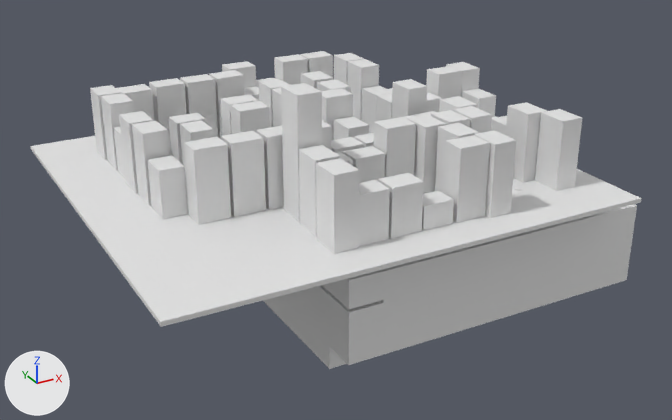
Renders of the FBX model StaticDerbyGit/Assets/ModelImports/lvl4.fbx from each side of a commit.
Rendered twice from a camera (50 mm lens) standing at (-67.7, -102.0, 44.0) and looking at (-13.3, -3.1, -5.4). Lighting does not change. The marker at lower left points along +X, +Y and +Z. Where no turn or scale is listed for an object, it has been applied to the vertices.

In view in the first picture: '1floor007', '1floor010', '1floor011', '2floor021', '2floor025', '2floor026', '3floor020', '3floor023', '3floor024', '3floor029', '3floor030', '3floor032', '3floor034', '3floor035', '3floor037', '3floor038', 'Box002', 'sewerRoom'.
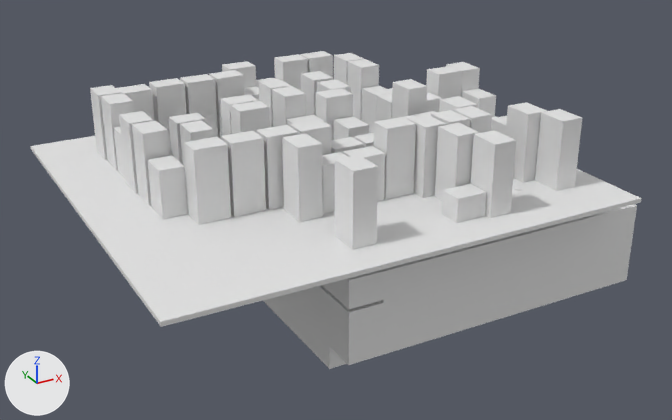
Location of each change, (x1, y1, x2, y2) in pixels of the pictures (672 x 420 px; the box of a moved part takes in the faces that stretch with it):
'3floor035', moved: before (316, 158, 359, 254); after (335, 155, 378, 250)
'3floor030', reshaped (36% shorter): before (281, 83, 322, 222); after (282, 133, 323, 222)
'3floor032', reshaped (55% shorter): before (443, 135, 490, 223); after (442, 184, 487, 223)
'2floor025', deleted: before (378, 173, 424, 239)
'2floor026', deleted: before (359, 180, 390, 246)
'3floor029', deleted: before (299, 145, 340, 237)
'1floor010', deleted: before (422, 191, 454, 231)
part 1 of me_mesh_059, moved or reshaped: before (299, 145, 340, 237); after (282, 133, 323, 222)
'3floor020', unchanged, uncovered by the edit: before (435, 123, 479, 193); after (435, 123, 479, 201)

The change, as a diff of the scene's bpy script:
```diff
--- a/StaticDerbyGit/Assets/ModelImports/lvl4.fbx.py
+++ b/StaticDerbyGit/Assets/ModelImports/lvl4.fbx.py
@@ me_mesh_059 @@
 me_mesh_059.from_pydata(...)  # 8 vertices, 5 faces; spans x -1.5..1.5, y -2.0..2.0, z 0.0..9.0
-me_mesh_059.vertices[0].co = (1.5, 2.0, 0.0)
-me_mesh_059.vertices[1].co = (-1.5, 2.0, 0.0)
-me_mesh_059.vertices[2].co = (1.5, -2.0, 0.0)
-me_mesh_059.vertices[3].co = (-1.5, -2.0, 0.0)
-me_mesh_059.vertices[4].co = (1.5, 2.0, 9.0)
-me_mesh_059.vertices[5].co = (-1.5, 2.0, 9.0)
-me_mesh_059.vertices[6].co = (1.5, -2.0, 9.0)
-me_mesh_059.vertices[7].co = (-1.5, -2.0, 9.0)
+# me_mesh_059 part 1
+me_mesh_059.vertices[0].co = (-59.06, -78.74, 0.0)
+me_mesh_059.vertices[1].co = (59.06, -78.74, 0.0)
+me_mesh_059.vertices[2].co = (-59.06, 78.74, 0.0)
+me_mesh_059.vertices[3].co = (59.06, 78.74, 0.0)
+me_mesh_059.vertices[4].co = (-59.06, -78.74, 354.33)
+me_mesh_059.vertices[5].co = (59.06, -78.74, 354.33)
+me_mesh_059.vertices[6].co = (-59.06, 78.74, 354.33)
+me_mesh_059.vertices[7].co = (59.06, 78.74, 354.33)
@@ me_mesh_060_1 @@
+me_mesh_060_1.from_pydata([(-59.0, -79.0, 0.0), (59.0, -79.0, 0.0), (-59.0, 79.0, 0.0), (59.0, 79.0, 0.0), (-59.0, -79.0, 118.0), (59.0, -79.0, 118.0), (-59.0, 79.0, 118.0), (59.0, 79.0, 118.0)], [], [(4, 5, 7, 6), (0, 1, 5, 4), (1, 3, 7, 5), (3, 2, 6, 7), (2, 0, 4, 6)])
@@ me_mesh_061_1 @@
+me_mesh_061_1 = me_mesh_064.copy(); me_mesh_061_1.name = 'Mesh.061'  # the mesh of ob_3floor032
@@ ob_2floor026 @@
-ob_2floor026 = bpy.data.objects.new('2floor026', me_mesh_063)
-ob_2floor026.location = (-20.1, -22.3, 0.0)
@@ ob_3floor029 @@
-ob_3floor029 = bpy.data.objects.new('3floor029', me_mesh_059)
-ob_3floor029.location = (-23.3, -17.4, 0.0)
@@ ob_3floor035 @@
 ob_3floor035 = bpy.data.objects.new('3floor035', me_mesh_066)
-ob_3floor035.location = (-23.6, -22.1, 0.0)
+ob_3floor035.location = (-21.3, -22.1, 0.0)
@@ ob_3floor034 @@
-ob_3floor034 = bpy.data.objects.new('3floor034', me_mesh_065)
+ob_3floor034 = bpy.data.objects.new('3floor034', me_mesh_061_1)
 ob_3floor034.location = (-3.4, -22.6, 0.0)
@@ ob_3floor030 @@
-ob_3floor030 = bpy.data.objects.new('3floor030', me_mesh_060)
+ob_3floor030 = bpy.data.objects.new('3floor030', me_mesh_059)
 ob_3floor030.location = (-23.1, -13.0, 0.0)
@@ ob_3floor037 @@
-ob_3floor037 = bpy.data.objects.new('3floor037', me_mesh_068)
+ob_3floor037 = bpy.data.objects.new('3floor037', me_mesh_064)
 ob_3floor037.location = (-9.1, 10.2, 0.0)
@@ ob_2floor025 @@
-ob_2floor025 = bpy.data.objects.new('2floor025', me_mesh_062)
-ob_2floor025.location = (-15.7, -22.2, 0.0)
@@ ob_3floor032 @@
-ob_3floor032 = bpy.data.objects.new('3floor032', me_mesh_064)
+ob_3floor032 = bpy.data.objects.new('3floor032', me_mesh_060_1)
 ob_3floor032.location = (-7.0, -22.3, 0.0)
@@ ob_1floor010 @@
-ob_1floor010 = bpy.data.objects.new('1floor010', me_mesh_061)
-ob_1floor010.location = (-11.5, -22.3, 0.0)
@@ ob_1floor011 @@
-ob_1floor011 = bpy.data.objects.new('1floor011', me_mesh_069)
+ob_1floor011 = bpy.data.objects.new('1floor011', me_mesh_065)
 ob_1floor011.location = (-6.9, -13.9, 0.0)
```
